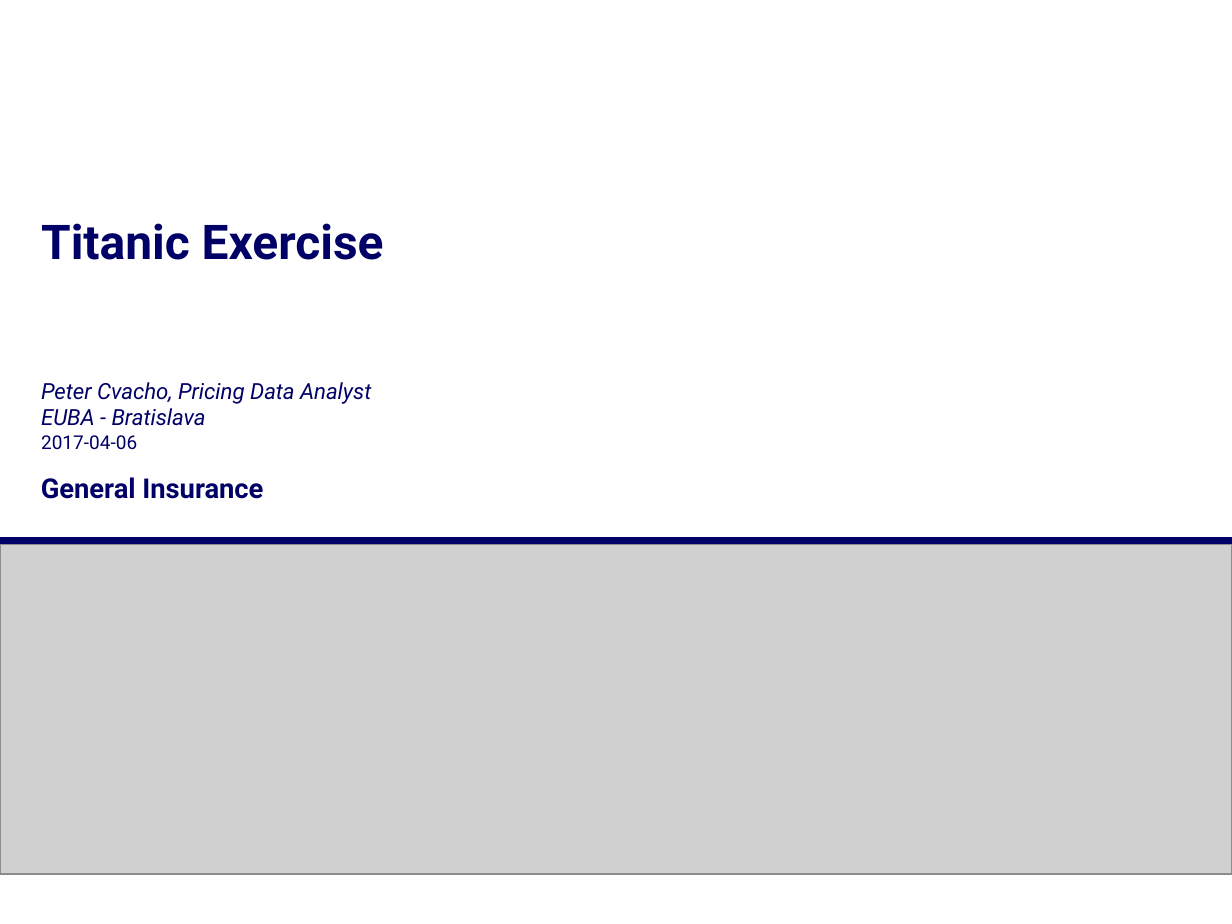
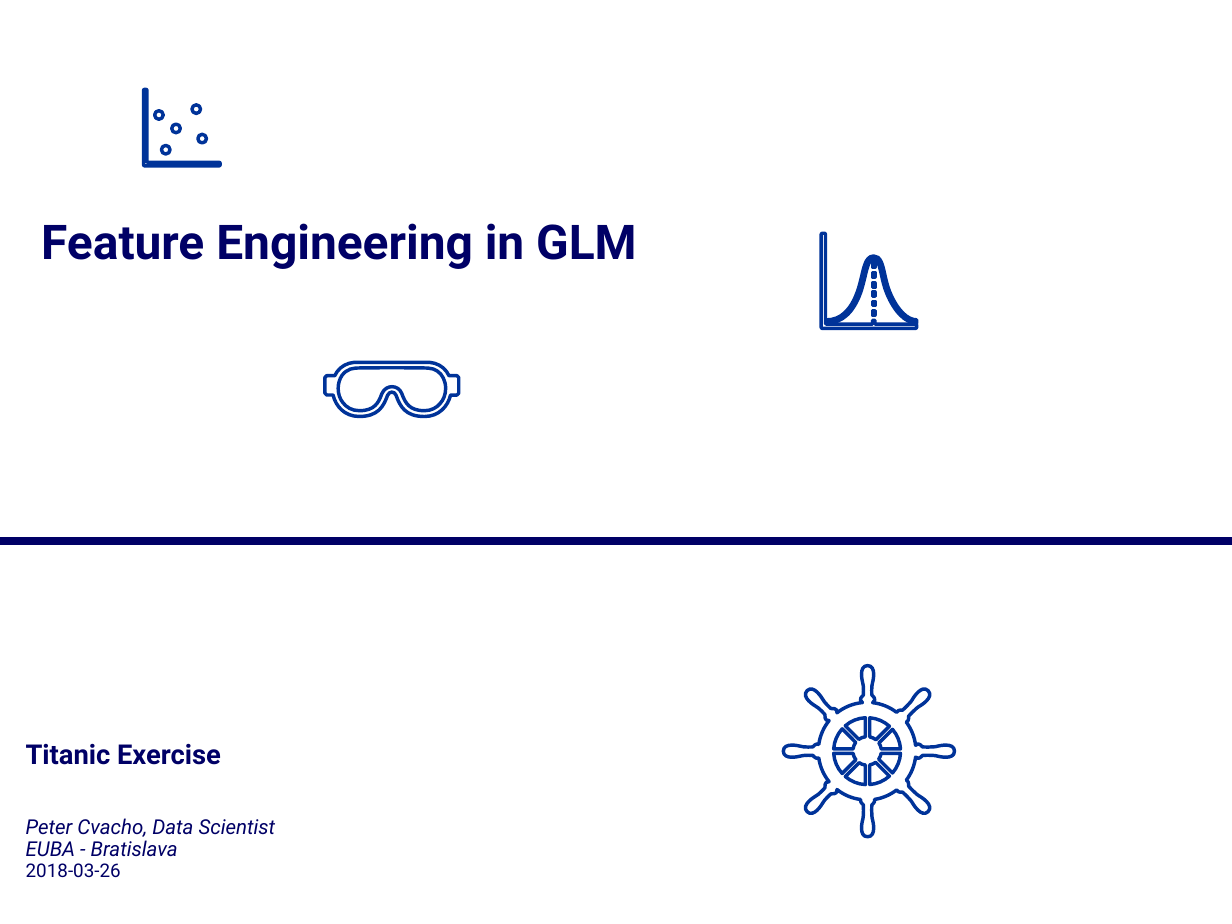
Before and after one commit to Gateux/titanic_euba, a slide deck: slide 1 of Titanic Exercise.pptx. Drawn at 1232x924 pixels with LibreOffice and Linux fonts; fonts in the diff are those of the drawing; grey boxes stand for pictures; background and template pictures are left out. Boxes give left, top, right and bottom in pixels: in the first picture for what was removed or moved away, otherwise in the second. Text is boxed around its words. In the diff, an @@ line names an element or a change of style, - is before the commit and + after.

Commit message:
Updating Exercise

```diff
--- a/Titanic Exercise.pptx
+++ b/Titanic Exercise.pptx
@@ freeform shape added at <box>144,90,221,166</box>, fill #FFFFFF, outline #003399 2 pt @@
@@ title added at <box>41,223,636,269</box>, 28 pt, text #000066, bold @@
+Feature Engineering in GLM
@@ freeform shape added at <box>822,233,917,328</box>, fill #FFFFFF, outline #003399 2 pt @@
@@ subtitle removed at <box>41,382,371,450</box> @@
-Peter Cvacho, Pricing Data Analyst
-EUBA - Bratislava
-2017-04-06
@@ freeform shape added at <box>325,362,460,416</box>, fill #FFFFFF, outline #003399 2 pt @@
@@ text removed at <box>41,477,263,499</box> @@
-General Insurance
@@ picture removed at <box>0,545,1232,875</box> @@
@@ freeform shape added at <box>784,665,955,837</box>, fill #FFFFFF, outline #003399 2 pt @@
@@ text "Titanic Exercise": place and size @@
-text "Titanic Exercise" at <box>41,223,384,260</box>
+text "Titanic Exercise" at <box>26,744,221,765</box>
@@ text "Titanic Exercise" at <box>26,744,221,765</box>: size 28 to 16 pt; line spacing 0.9 to 1; more space between paragraphs; vertical alignment top to bottom @@
@@ subtitle added at <box>26,818,276,878</box>, 12 pt, text #000066, italic @@
+Peter Cvacho, Data Scientist
+EUBA - Bratislava
+2018-03-26
```
Also in this commit, not shown: 9 other slides changed, 7 slides added, 4 slides removed, 10 other files.
